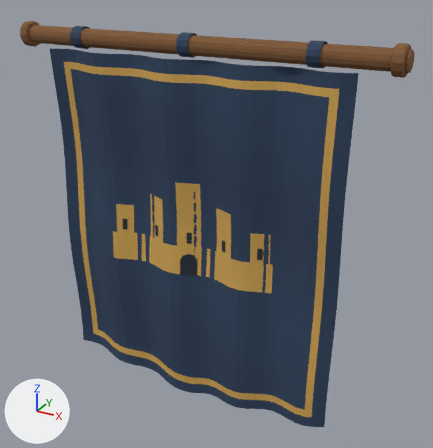
The Blender file src/game/models/castle/props/vestibule-banner.blend, before and after one commit.
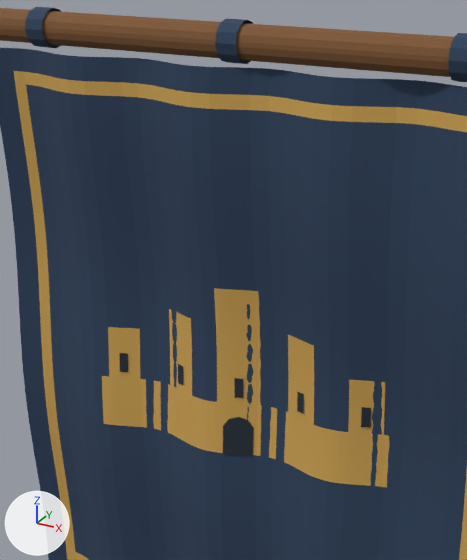
There are two pictures of each version: one whole from a camera (50 mm lens) standing at (0.74, -1.237, 0.171) and looking at (0.052, 0.013, -0.454), one close up on the part from 13% to 73% of the width and 5% to 75% of the height. Lighting does not change. The marker at lower left points along +X, +Y and +Z. The older version's two pictures come first.

Script lines for the objects in view, before the commit:
```python
me_folded_navy_banner_with_inset_stitched_border = bpy.data.meshes.new('Folded navy banner with inset stitched border')
me_folded_navy_banner_with_inset_stitched_border.from_pydata(...)  # 6308 vertices, 8609 faces; spans x -0.5..0.5, y -0.061..0.005, z -0.985..0.027
# faces by material slot: [2392, 5888, 203, 126]
me_folded_navy_banner_with_inset_stitched_border.materials.append(mat_deep_navy_woven_cloth)  # dark blue #2c405b
me_folded_navy_banner_with_inset_stitched_border.materials.append(mat_muted_gold_embroidery)  # orange #cea452
me_folded_navy_banner_with_inset_stitched_border.materials.append(mat_castle_stitched_windows)  # dark blue #222c37
me_folded_navy_banner_with_inset_stitched_border.materials.append(mat_warm_oak_hanging_rod)  # brown #7e5734
ob_complete_vestibule_banner = bpy.data.objects.new('Complete vestibule banner', me_folded_navy_banner_with_inset_stitched_border)
ob_complete_vestibule_banner.location = (0.0, 0.0, 0.0)
```
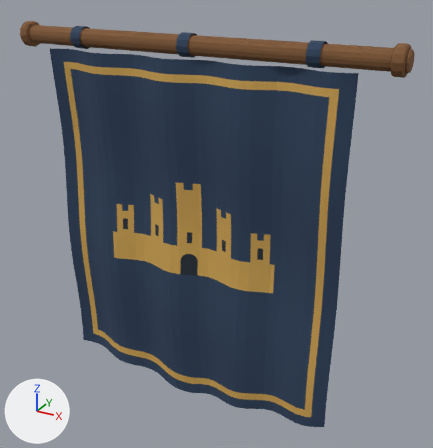
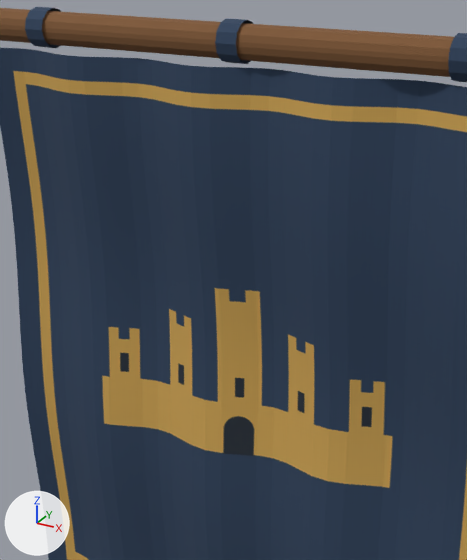
Where the change shows, as pixel boxes (x1, y1, x2, y2) in the close-ups (467 x 560 px):
part 1 of me_folded_navy_banner_with_inset_stitched_border, surface changed: (16, 80, 467, 520) in both
part 2 of me_folded_navy_banner_with_inset_stitched_border, recoloured: (16, 80, 467, 520) in both
part 3 of me_folded_navy_banner_with_inset_stitched_border, recoloured: (19, 82, 467, 520) in both

Edits to the bpy script that builds the scene:
```text
Add img_navy_cloth_with_gold_castle_and_border:
    img_navy_cloth_with_gold_castle_and_border = load_image('Navy cloth with gold castle and border', '_unpacked/banner-albedo.png', 1024, 1536, 'sRGB')
Add mat_textured_navy_and_gold_woven_cloth:
    mat_textured_navy_and_gold_woven_cloth = principled_material('Textured navy and gold woven cloth')
    mat_textured_navy_and_gold_woven_cloth.texture = img_navy_cloth_with_gold_castle_and_border
    mat_textured_navy_and_gold_woven_cloth.roughness = 0.93
Change me_folded_navy_banner_with_inset_stitched_border:
    used by ob_complete_vestibule_banner; location = (0.0, 0.0, 0.0)
    remove me_folded_navy_banner_with_inset_stitched_border.from_pydata(...)  # 6308 vertices, 8609 faces; spans x -0.5..0.5, y -0.061..0.005, z -0.985..0.027
    remove me_folded_navy_banner_with_inset_stitched_border.materials.append(mat_castle_stitched_windows)  # dark blue #222c37
    add me_folded_navy_banner_with_inset_stitched_border.from_pydata(...)  # 2820 vertices, 2750 faces; spans x -0.5..0.5, y -0.061..0.005, z -0.985..0.027
    me_folded_navy_banner_with_inset_stitched_border part 1: 2585 kept faces spanning x -0.4..0.401, y -0.061..-0.021, z -0.985..-0.035 get new texture (UV) coordinates
    me_folded_navy_banner_with_inset_stitched_border part 2: 2356 faces spanning x -0.4..0.401, y -0.061..-0.021, z -0.985..-0.035 switch from mat_deep_navy_woven_cloth (dark blue #2c405b) to mat_textured_navy_and_gold_woven_cloth (picture img_navy_cloth_with_gold_castle_and_border)
    me_folded_navy_banner_with_inset_stitched_border part 3: 232 faces spanning x -0.368..0.369, y -0.061..-0.021, z -0.952..-0.066 switch from mat_muted_gold_embroidery (orange #cea452) to mat_textured_navy_and_gold_woven_cloth (picture img_navy_cloth_with_gold_castle_and_border)
    edits to the shape of me_folded_navy_banner_with_inset_stitched_border do not show in these pictures
```
